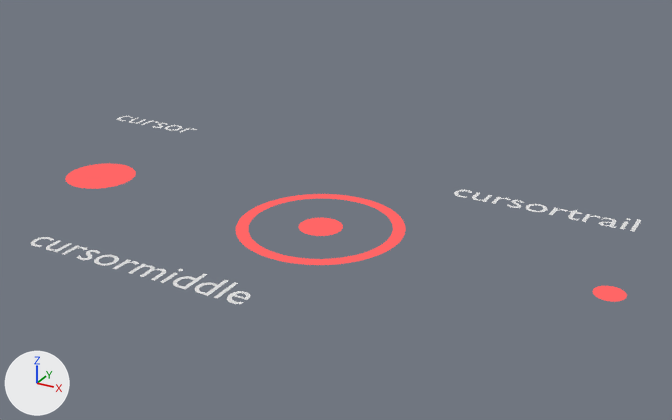
The Blender file src/cursor.blend: old version first, new version second.
Both versions are drawn from a 50 mm camera at (4.94, -5.12, 2.71) aimed at (1.98, 0.26, 0.02). Lighting does not change. The marker at lower left points along +X, +Y and +Z. Text is drawn in Blender's own font.

The scene before the commit, as lines of its bpy script (objects in view):
```python
me_circle_010 = bpy.data.meshes.new('Circle.010')
me_circle_010.from_pydata(...)  # 192 vertices, 65 faces; spans x -1.0..1.0, y -1.0..1.0, z 0.0
me_circle_010.materials.append(mat_mod_red_satuated)  # red #ff6666
me_circle_013 = bpy.data.meshes.new('Circle.013')
me_circle_013.from_pydata(...)  # 64 vertices, 1 face; spans x -0.96..0.96, y -0.96..0.96, z 0.0
me_circle_013.materials.append(mat_mod_red_satuated)  # red #ff6666
txt_text_299 = bpy.data.curves.new('Text.299', 'FONT')
txt_text_299.body = 'cursortrail'
ob_circle_022 = bpy.data.objects.new('Circle.022', me_circle_010)
ob_circle_022.location = (2.0, 0.0, 0.0)
ob_circle_022.scale = (0.59, 0.59, 0.59)
ob_circle_023 = bpy.data.objects.new('Circle.023', me_circle_013)
ob_circle_023.location = (0.0, 0.0, 0.0)
ob_circle_023.scale = (0.285, 0.285, 0.285)
ob_text_107 = bpy.data.objects.new('Text.107', txt_text_299)
ob_text_107.location = (2.566, 0.964, 0.0)
ob_text_107.scale = (0.326, 0.326, 0.326)
# also in view: 'Text.106' at (1.27, -1.08, 0.0)
```
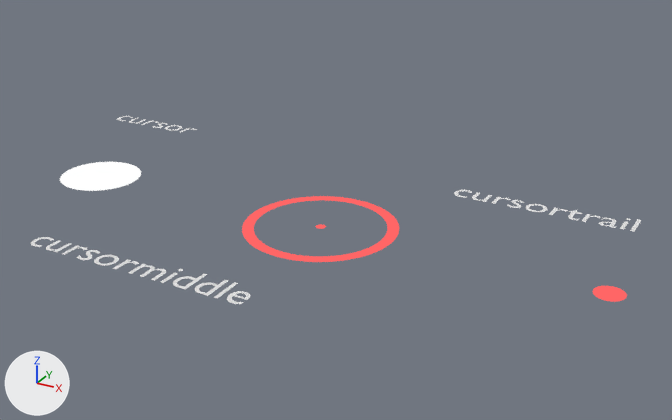
Pixel boxes [x1, y1, x2, y2] of what changed, in the pictures (672 x 420 px; the box of a moved part takes in the faces that stretch with it):
'Circle.022', reshaped, rescaled (8% narrower, 7% shorter): before [236, 194, 406, 265]; after [242, 196, 399, 262]
'Circle.023', recoloured, rescaled (red to white, 14% wider, 11% taller): before [65, 163, 136, 189]; after [60, 162, 141, 191]
part 1 of me_circle_010, moved or reshaped: before [298, 217, 343, 236]; after [315, 224, 326, 229]
part 2 of me_circle_010, moved or reshaped: before [236, 194, 406, 265]; after [242, 196, 399, 262]

Diff of the bpy script that builds the scene:
```diff
--- a/src/cursor.blend.py
+++ b/src/cursor.blend.py
@@ mat_white_001 @@
+mat_white_001 = emission_material('white.001')
+mat_white_001.base_color = (1.0, 1.0, 1.0)  # white #ffffff
@@ me_circle_013 @@
 me_circle_013.from_pydata(...)  # 64 vertices, 1 face; spans x -0.96..0.96, y -0.96..0.96, z 0.0
-me_circle_013.materials.append(mat_mod_red_satuated)  # red #ff6666
+me_circle_013.materials.append(mat_white_001)  # white #ffffff
@@ me_circle_010 @@
 me_circle_010.from_pydata(...)  # 192 vertices, 65 faces; spans x -1.0..1.0, y -1.0..1.0, z 0.0
 # used by ob_circle_022; location = (2.0, 0.0, 0.0); scale = (0.59, 0.59, 0.59)
+# me_circle_010 part 1: the loose piece of 64 vertices spanning x -0.26..0.26, y -0.26..0.26, z 0.0 is scaled about its middle by (0.23, 0.23, 1)
+# me_circle_010 part 2: the loose piece of 128 vertices spanning x -1.0..1.0, y -1.0..1.0, z 0.0 is scaled about its middle by (0.902, 0.902, 1)
 me_circle_010.materials.append(mat_mod_red_satuated)
@@ ob_circle_023 @@
 ob_circle_023.location = (0.0, 0.0, 0.0)
-ob_circle_023.scale = (0.285, 0.285, 0.285)
+ob_circle_023.scale = (0.327, 0.327, 0.327)
@@ ob_circle_022 @@
 ob_circle_022.location = (2.0, 0.0, 0.0)
-ob_circle_022.scale = (0.59, 0.59, 0.59)
+ob_circle_022.scale = (0.606, 0.606, 0.606)
```
